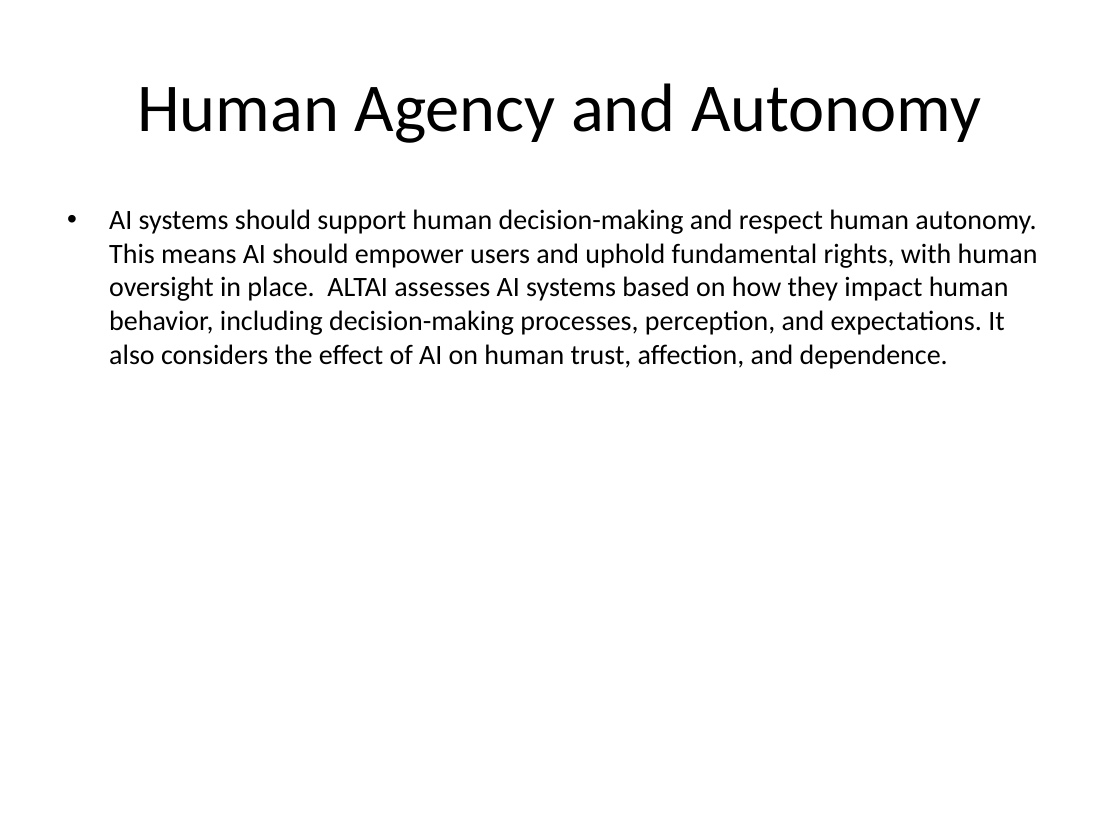
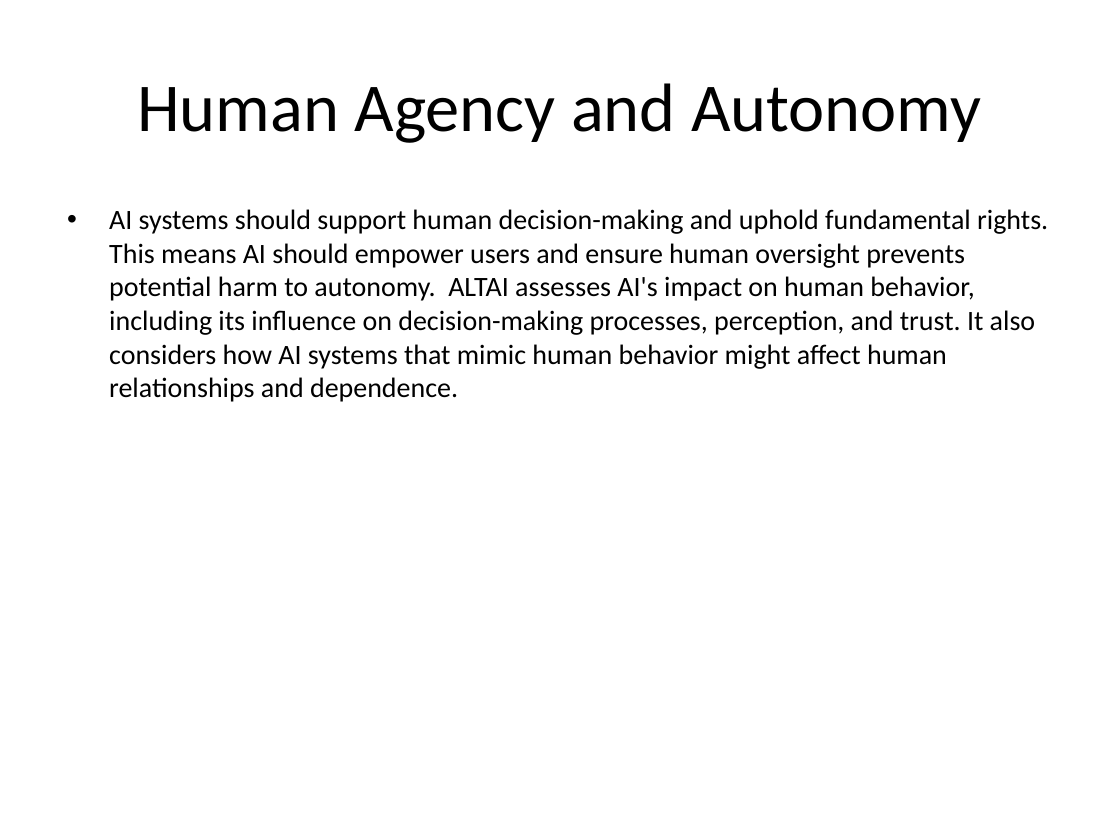
Before and after one commit to soumyajee/PPT_Slide_Agents, a slide deck: slide 6 of presentation.pptx. Drawn at 1120x840 pixels with LibreOffice and Linux fonts; fonts in the diff are those of the drawing. Boxes give left, top, right and bottom in pixels: in the first picture for what was removed or moved away, otherwise in the second. Text is boxed around its words. In the diff, an @@ line names an element or a change of style, - is before the commit and + after.

```diff
--- a/presentation.pptx
+++ b/presentation.pptx
@@ text at box(109, 209, 1048, 402): text changed @@
-• AI systems should support human decision-making and respect human autonomy. This means AI should empower users and uphold fundamental rights, with human oversight in place. ALTAI assesses AI systems based on how they impact human behavior, including decision-making processes, perception, and expectations. It also considers the effect of AI on human trust, affection, and dependence.
+• AI systems should support human decision-making and uphold fundamental rights. This means AI should empower users and ensure human oversight prevents potential harm to autonomy. ALTAI assesses AI's impact on human behavior, including its influence on decision-making processes, perception, and trust. It also considers how AI systems that mimic human behavior might affect human relationships and dependence.
```
Also in this commit, not shown: 37 other slides changed.
